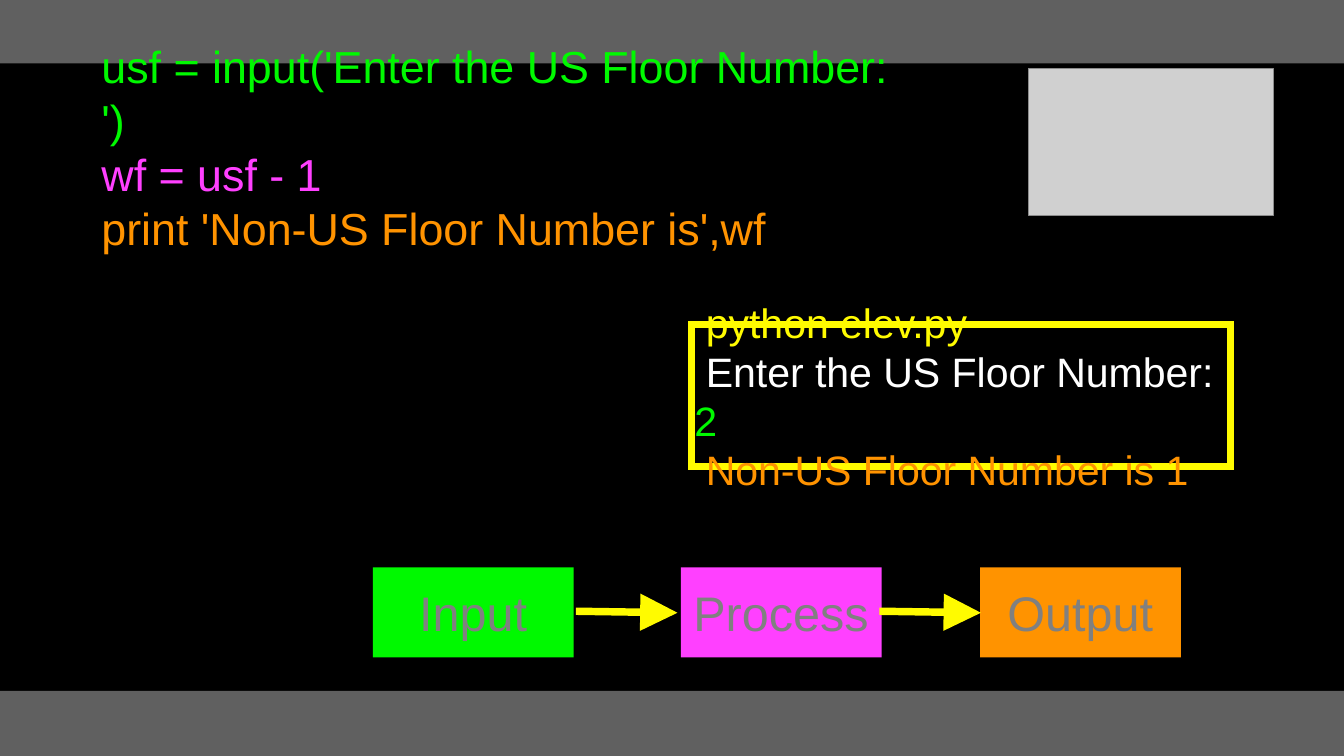
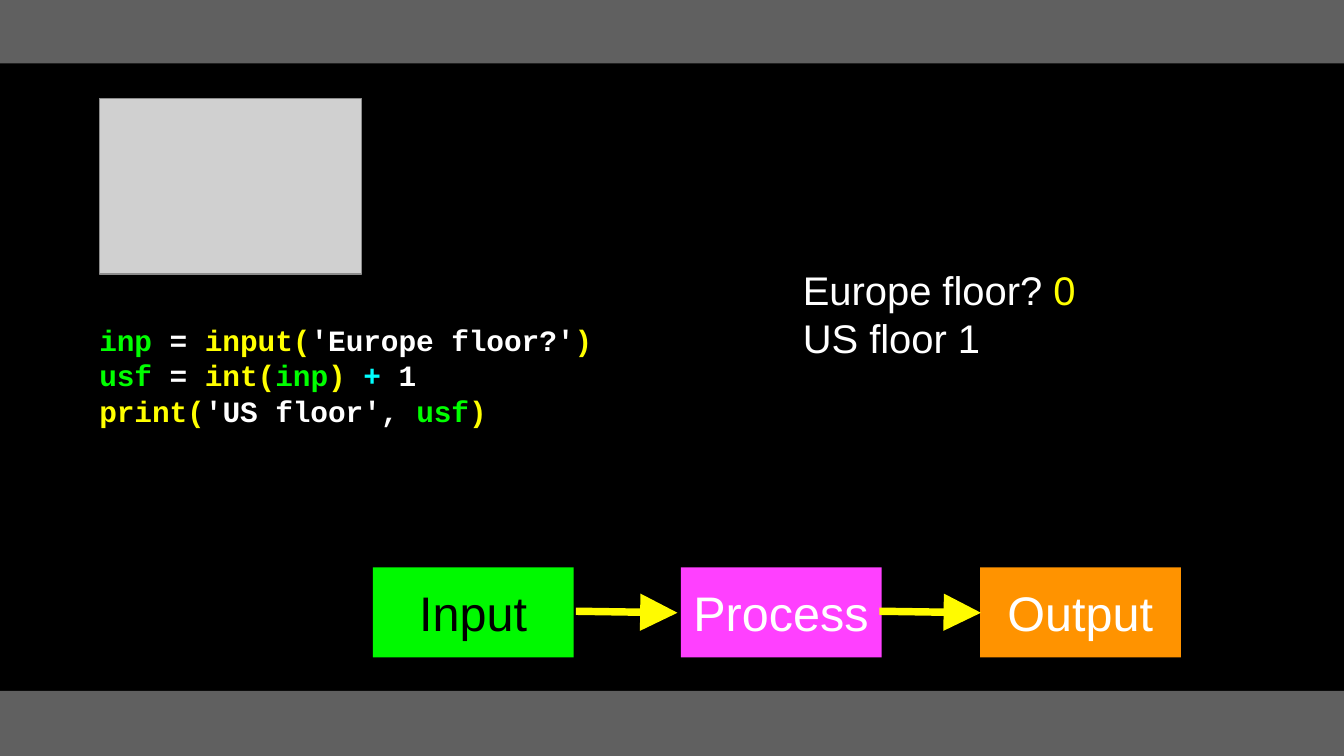
Before and after one commit to csev/py4e, a slide deck: slide 6 of lectures3/Pythonlearn-14-Objects.pptx. Drawn at 1344x756 pixels with LibreOffice and Linux fonts; fonts in the diff are those of the drawing; grey boxes stand for pictures. Boxes give left, top, right and bottom in pixels: in the first picture for what was removed or moved away, otherwise in the second. Text is boxed around its words. In the diff, an @@ line names an element or a change of style, - is before the commit and + after.

```diff
--- a/lectures3/Pythonlearn-14-Objects.pptx
+++ b/lectures3/Pythonlearn-14-Objects.pptx
@@ text removed at (101,48,888,254) @@
-usf = input('Enter the US Floor Number: ')
-wf = usf - 1
-print 'Non-US Floor Number is',wf
@@ picture removed at (1028,69,1273,216) @@
@@ picture added at (99,98,362,273) @@
@@ text added at (803,276,1075,354), 21.4 pt, text #FFFFFF @@
+Europe floor? 0
+US floor 1
@@ rectangle removed at (691,325,1230,468) @@
-python elev.py
-Enter the US Floor Number: 2
-Non-US Floor Number is 1
@@ text added at (99,330,592,428), 15.8 pt, text #FFFFFF, bold @@
+inp = input('Europe floor?')
+usf = int(inp) + 1
+print('US floor', usf)
@@ rectangle "Input" at (372,567,573,657): text colour #808080 to #000000 @@
@@ rectangle "Process" at (681,567,882,657): text colour #808080 to #FFFFFF @@
@@ rectangle "Output" at (980,567,1180,657): text colour #808080 to #FFFFFF @@
```
Also in this commit, not shown: 39 other slides changed, 1 slide added.
